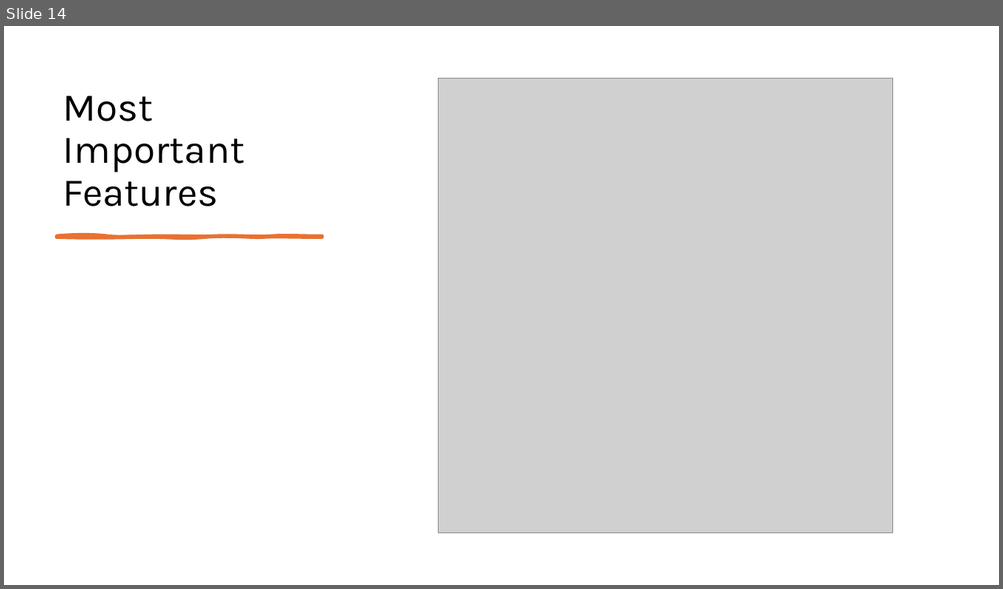
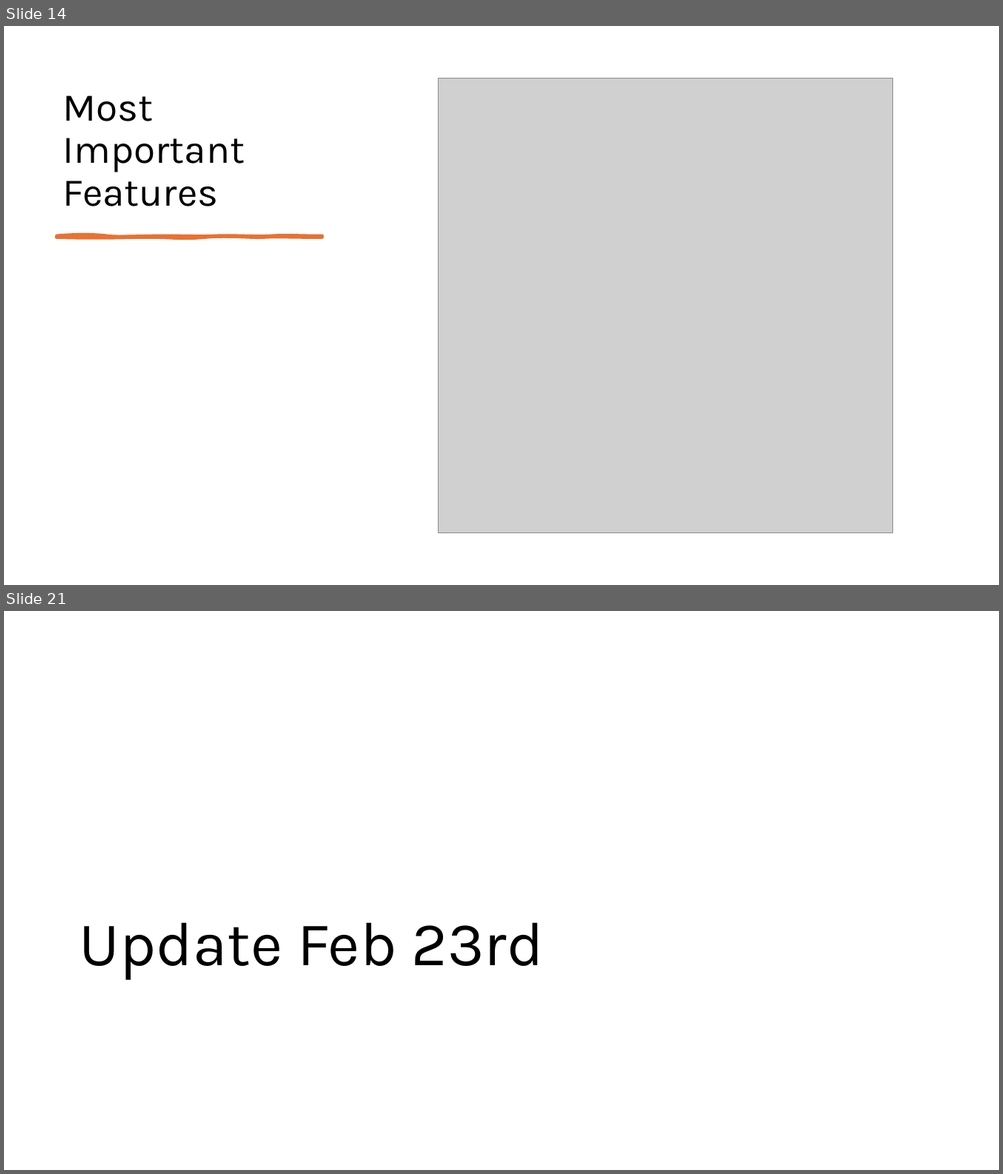
Before and after one commit to jroblar/ndc_evaluation, a slide deck: docs/new_model_updated.pptx. Shown one above the other, each under a label of ours: slide 14 before the commit, slides 14 and 21 after it; the slides between them are not shown. The pictures are 1003x589 and 1003x1174 pixels, drawn with LibreOffice and Linux fonts; fonts in the diff are those of the drawing; grey boxes stand for pictures. Boxes give left, top, right and bottom in pixels: in the first picture for what was removed or moved away, otherwise in the second. Text is boxed around its words. In the diff, an @@ line names an element or a change of style, - is before the commit and + after.

```diff
--- a/docs/new_model_updated.pptx
+++ b/docs/new_model_updated.pptx
@@ slide 21 added at [4,611,999,1170], background #FFFFFF @@
@@ title added at [79,923,543,980], 60 pt, text #000000 @@
+Update Feb 23rd
```
Also in this commit, not shown: 1 slide changed, 22 other slides added, 1 other file.
